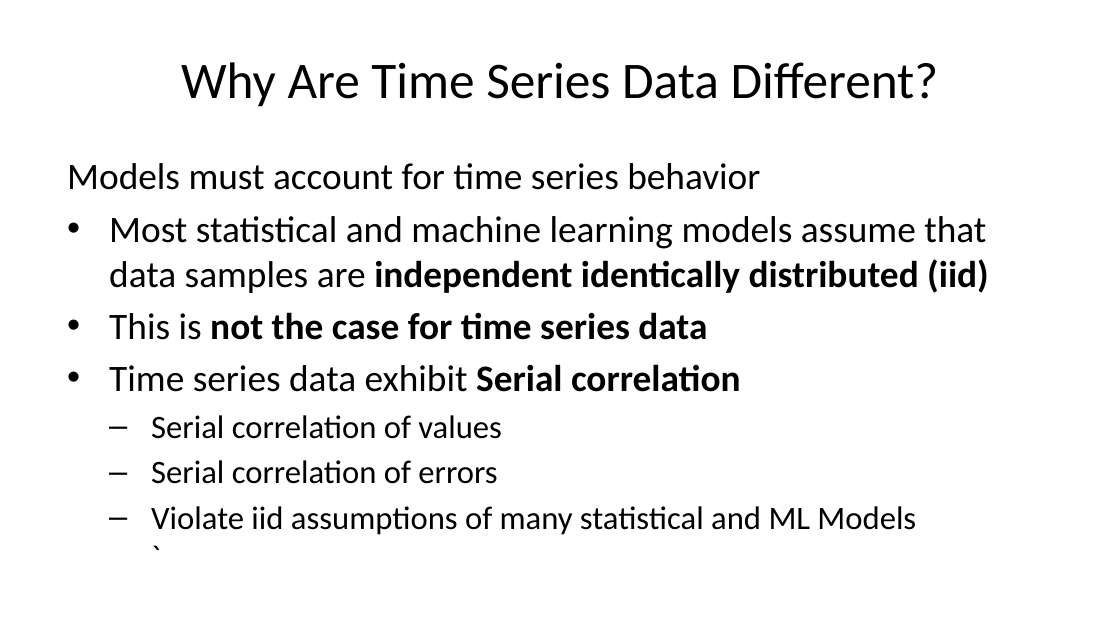
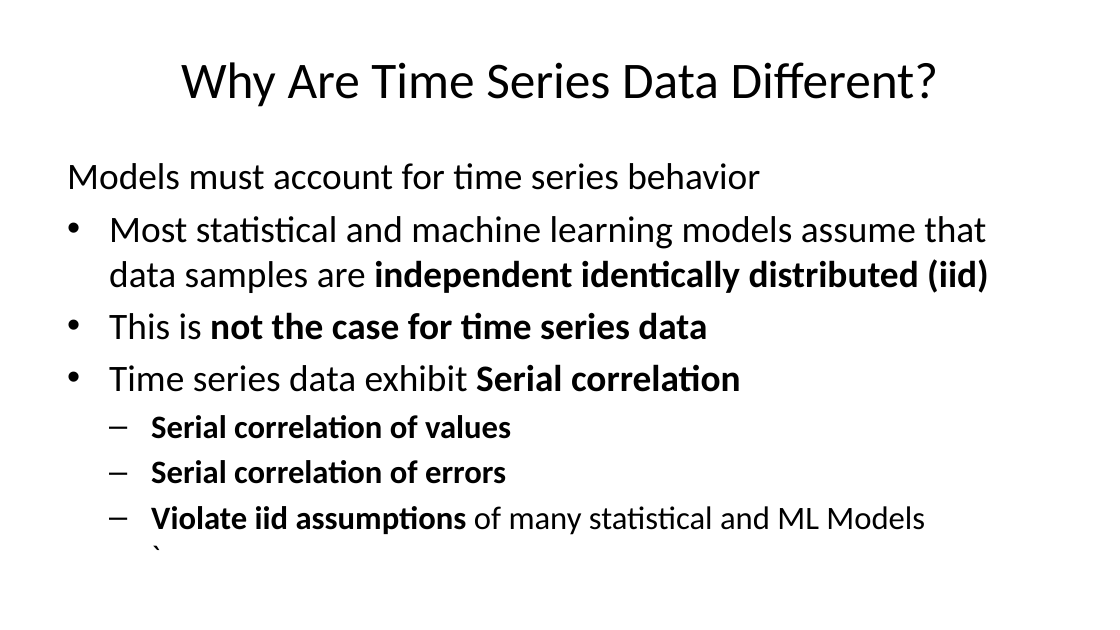
Before and after one commit to StephenElston/CSCI-E-83, a slide deck: slide 4 of LectureSlides/11_PropertiesOfTimeSeries.pptx. Drawn at 1120x630 pixels with LibreOffice and Linux fonts; fonts in the diff are those of the drawing. Boxes give left, top, right and bottom in pixels: in the first picture for what was removed or moved away, otherwise in the second. Text is boxed around its words. In the diff, an @@ line names an element or a change of style, - is before the commit and + after.

```diff
--- a/LectureSlides/11_PropertiesOfTimeSeries.pptx
+++ b/LectureSlides/11_PropertiesOfTimeSeries.pptx
@@ text at box(151, 415, 925, 535): bold on in "Serial correlation of values", "Serial correlation of errors", "Violate iid assumptions" @@
```
Also in this commit, not shown: 1 other slide changed.
